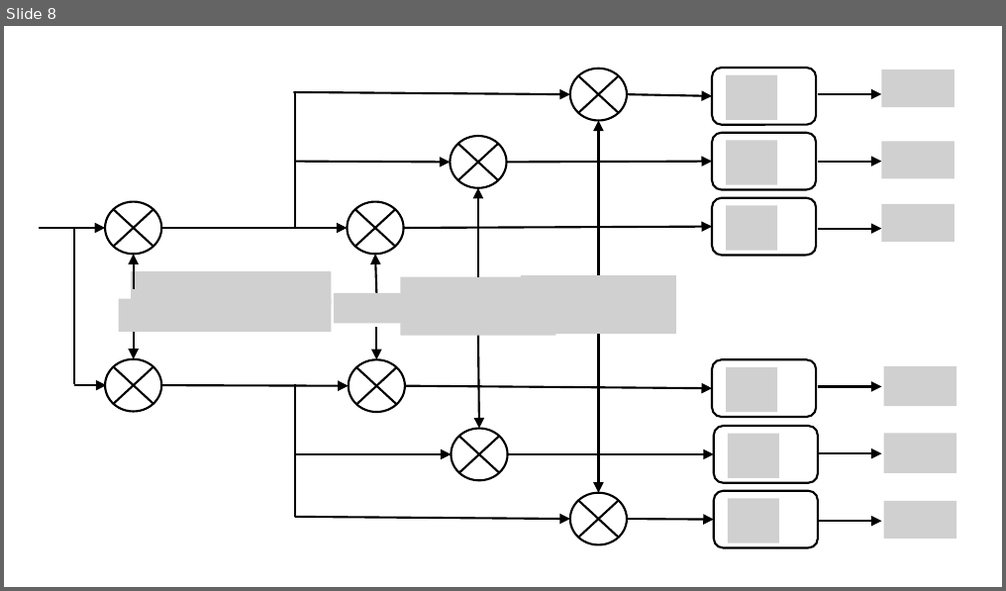
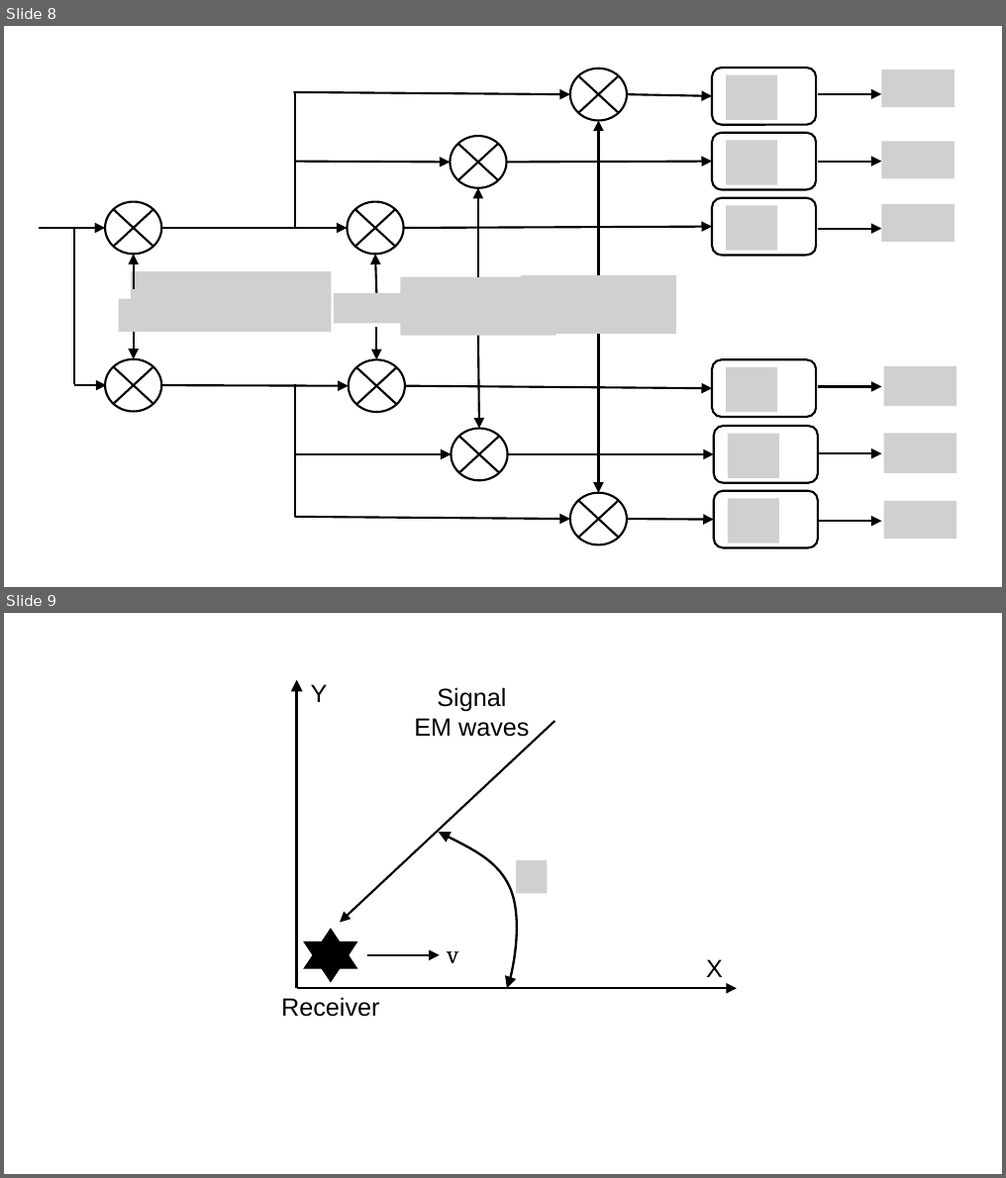
Before and after one commit to BenjiaH/MSc-Project, a slide deck: Final dissertation/_IMAGES/PPT2SVG/PPT2SVG.pptx. Shown one above the other, each under a label of ours: slide 8 before the commit, slides 8 and 9 after it. The pictures are 1006x591 and 1006x1178 pixels, drawn with LibreOffice and Linux fonts; fonts in the diff are those of the drawing; grey boxes stand for pictures. Boxes give left, top, right and bottom in pixels: in the first picture for what was removed or moved away, otherwise in the second. Text is boxed around its words. In the diff, an @@ line names an element or a change of style, - is before the commit and + after.

```diff
--- a/Final dissertation/_IMAGES/PPT2SVG/PPT2SVG.pptx
+++ b/Final dissertation/_IMAGES/PPT2SVG/PPT2SVG.pptx
@@ slide 9 added at (4, 613, 1002, 1174), background #FFFFFF @@
@@ group added at (281, 679, 737, 1017): 5 texts, 4 arrows, 1 star, 1 picture, 1 freeform shape @@
+Y
+X
+v
+Receiver
+Signal
+EM waves
```
Also in this commit, not shown: 6 other files.
